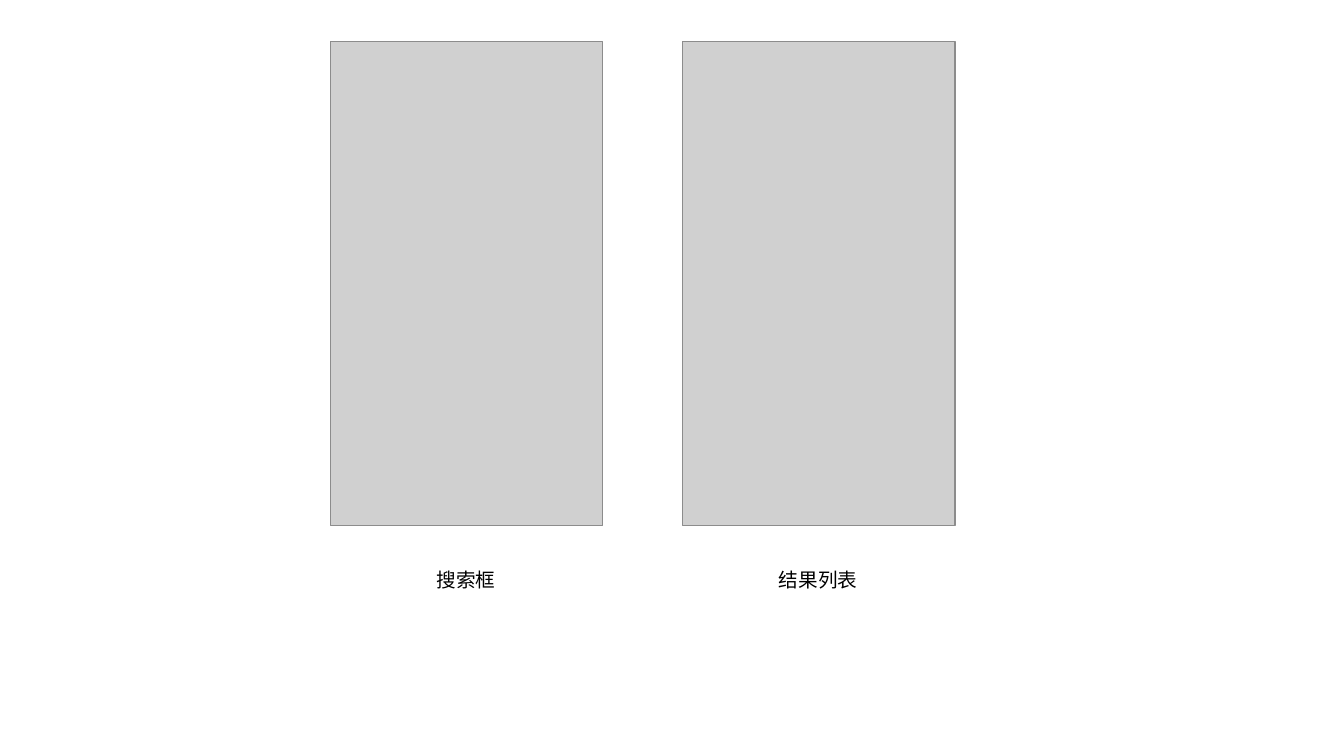
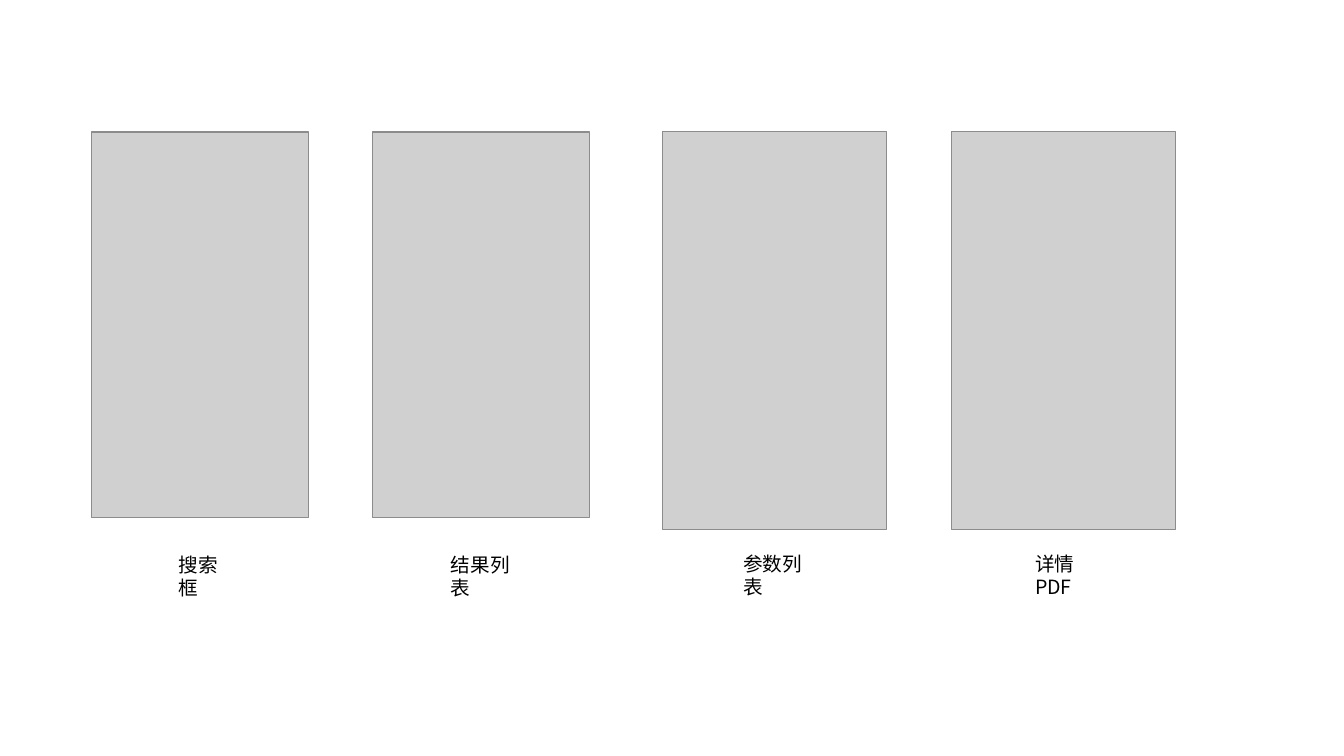
Before and after one commit to goozyshi/Gooit, a slide deck: slide 7 of Gooit自绘图标.pptx. Drawn at 1344x756 pixels with LibreOffice and Linux fonts; fonts in the diff are those of the drawing; grey boxes stand for pictures. Boxes give left, top, right and bottom in pixels: in the first picture for what was removed or moved away, otherwise in the second. Text is boxed around its words. In the diff, an @@ line names an element or a change of style, - is before the commit and + after.

```diff
--- a/Gooit自绘图标.pptx
+++ b/Gooit自绘图标.pptx
@@ picture resized from (x1=331, y1=41, x2=603, y2=525) to (x1=92, y1=132, x2=309, y2=517) @@
@@ picture resized from (x1=683, y1=41, x2=955, y2=525) to (x1=372, y1=132, x2=589, y2=517) @@
@@ text "搜索框" rewrapped from (x1=437, y1=570, x2=496, y2=589) to (x1=178, y1=555, x2=217, y2=597) @@
@@ text "结果列表" rewrapped from (x1=779, y1=570, x2=857, y2=589) to (x1=451, y1=555, x2=510, y2=597) @@
@@ group added at (x1=662, y1=132, x2=1176, y2=596): 2 pictures, 2 texts @@
+参数列表
+详情PDF
```
Also in this commit, not shown: 1 other slide changed, 3 slides added, 1 slide removed, 10 other files.
